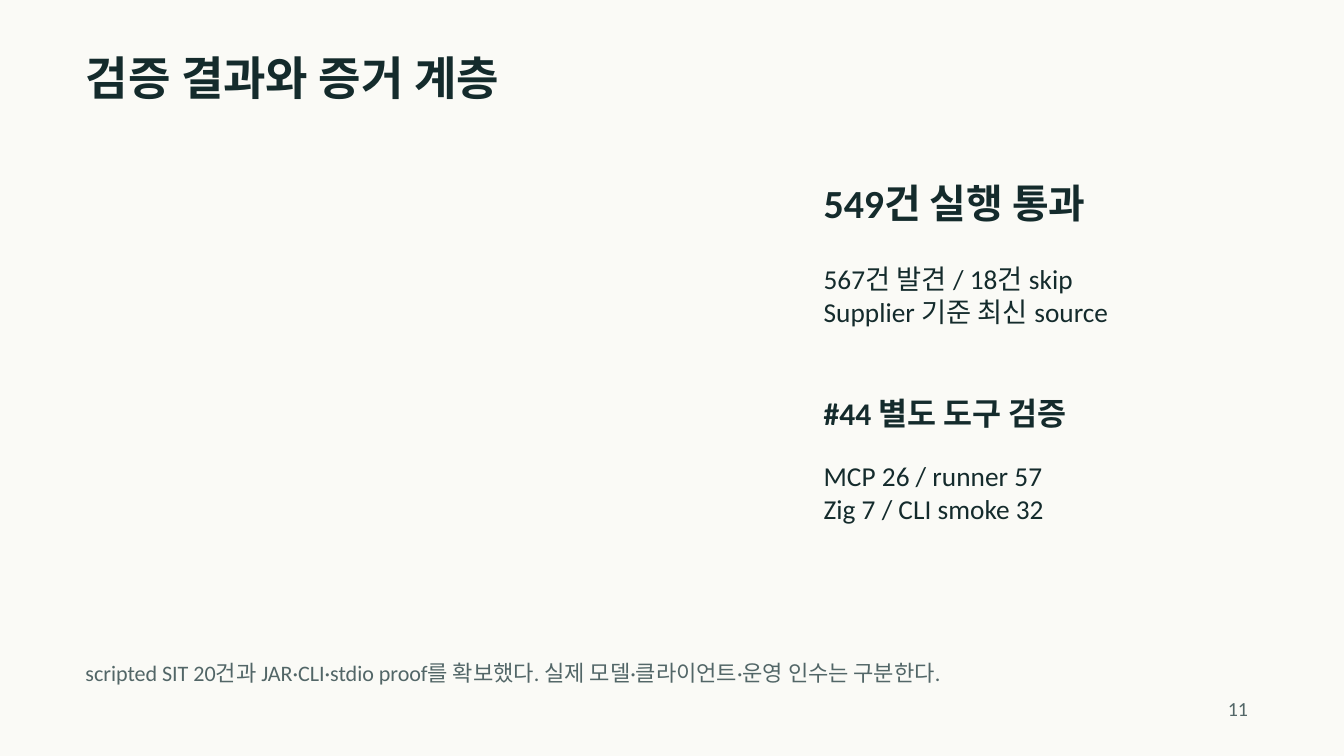
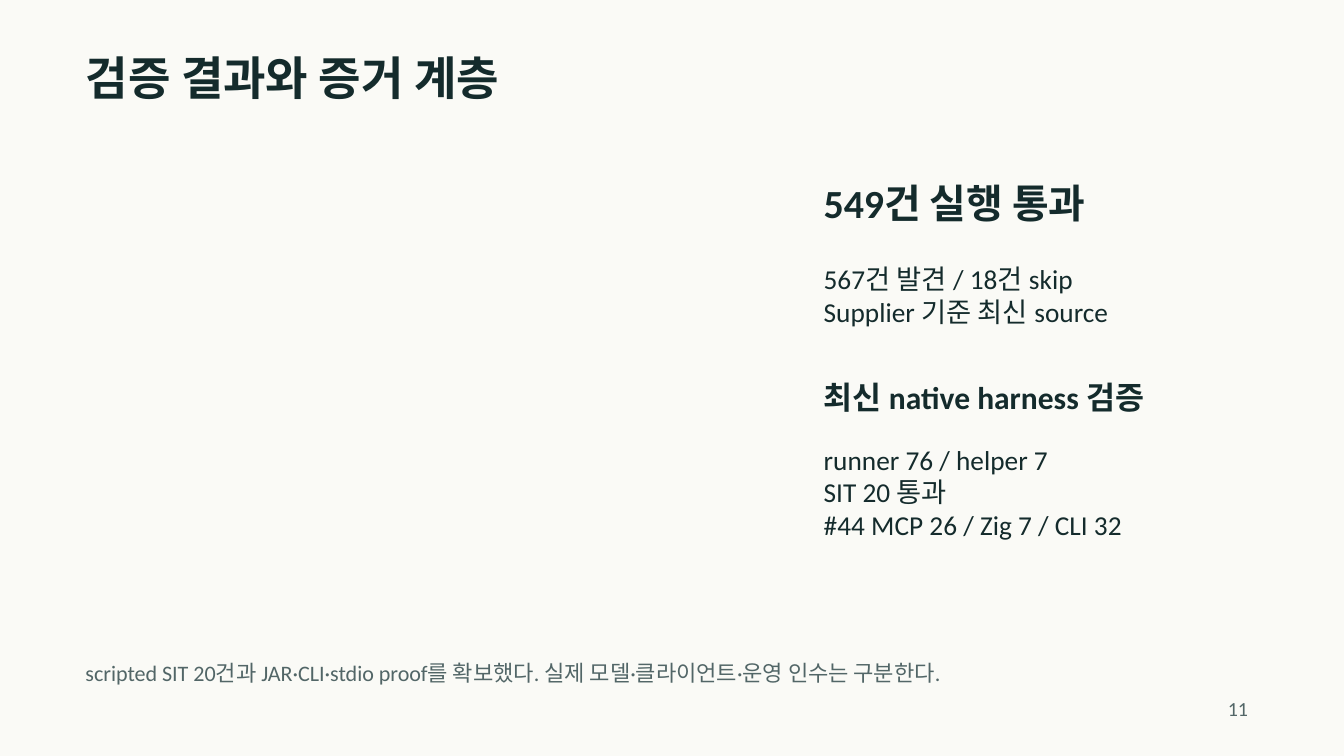
Before and after one commit to se0nghe0n/mulino-coreano-erp, a slide deck: slide 11 of docs/portfolio/mulino-coreano-portfolio-ko.pptx. Drawn at 1344x756 pixels with LibreOffice and Linux fonts; fonts in the diff are those of the drawing. Boxes give left, top, right and bottom in pixels: in the first picture for what was removed or moved away, otherwise in the second. Text is boxed around its words. In the diff, an @@ line names an element or a change of style, - is before the commit and + after.

```diff
--- a/docs/portfolio/mulino-coreano-portfolio-ko.pptx
+++ b/docs/portfolio/mulino-coreano-portfolio-ko.pptx
@@ text at [824,382,1144,412]: text changed @@
-#44 별도 도구 검증
+최신 native harness 검증
@@ text at [824,451,1122,540]: text changed @@
-MCP 26 / runner 57
-Zig 7 / CLI smoke 32
+runner 76 / helper 7
+SIT 20 통과
+#44 MCP 26 / Zig 7 / CLI 32
```
Also in this commit, not shown: 2 other slides changed, 1 slide added, 1 slide removed, 4 other files.
